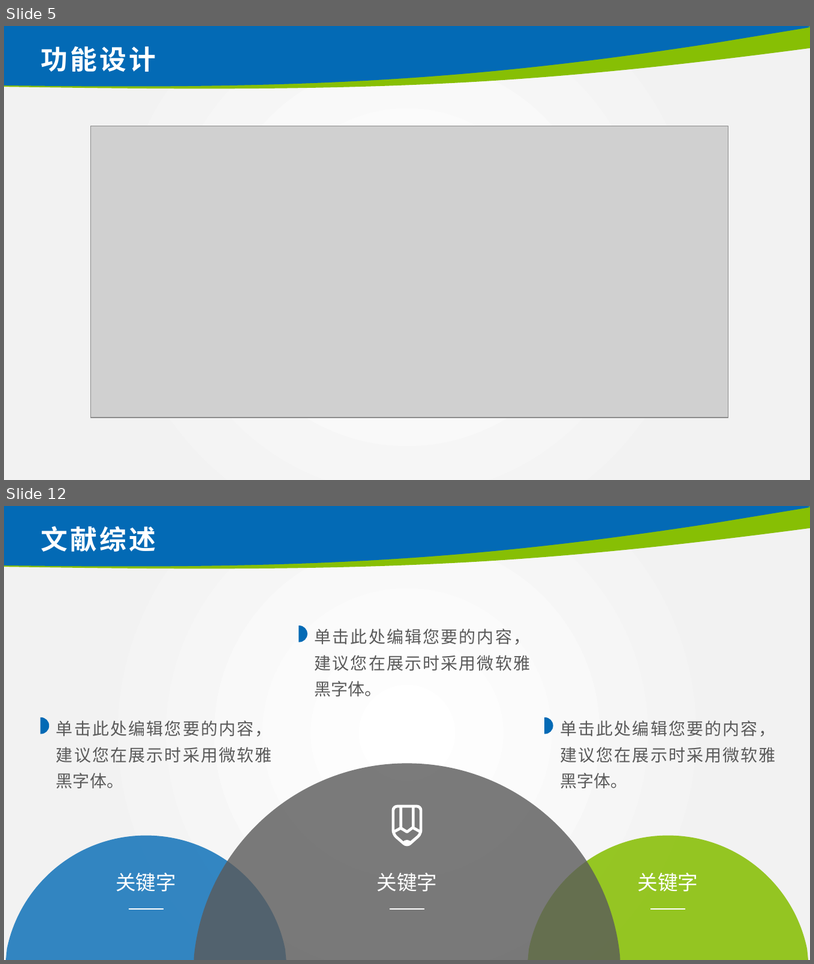
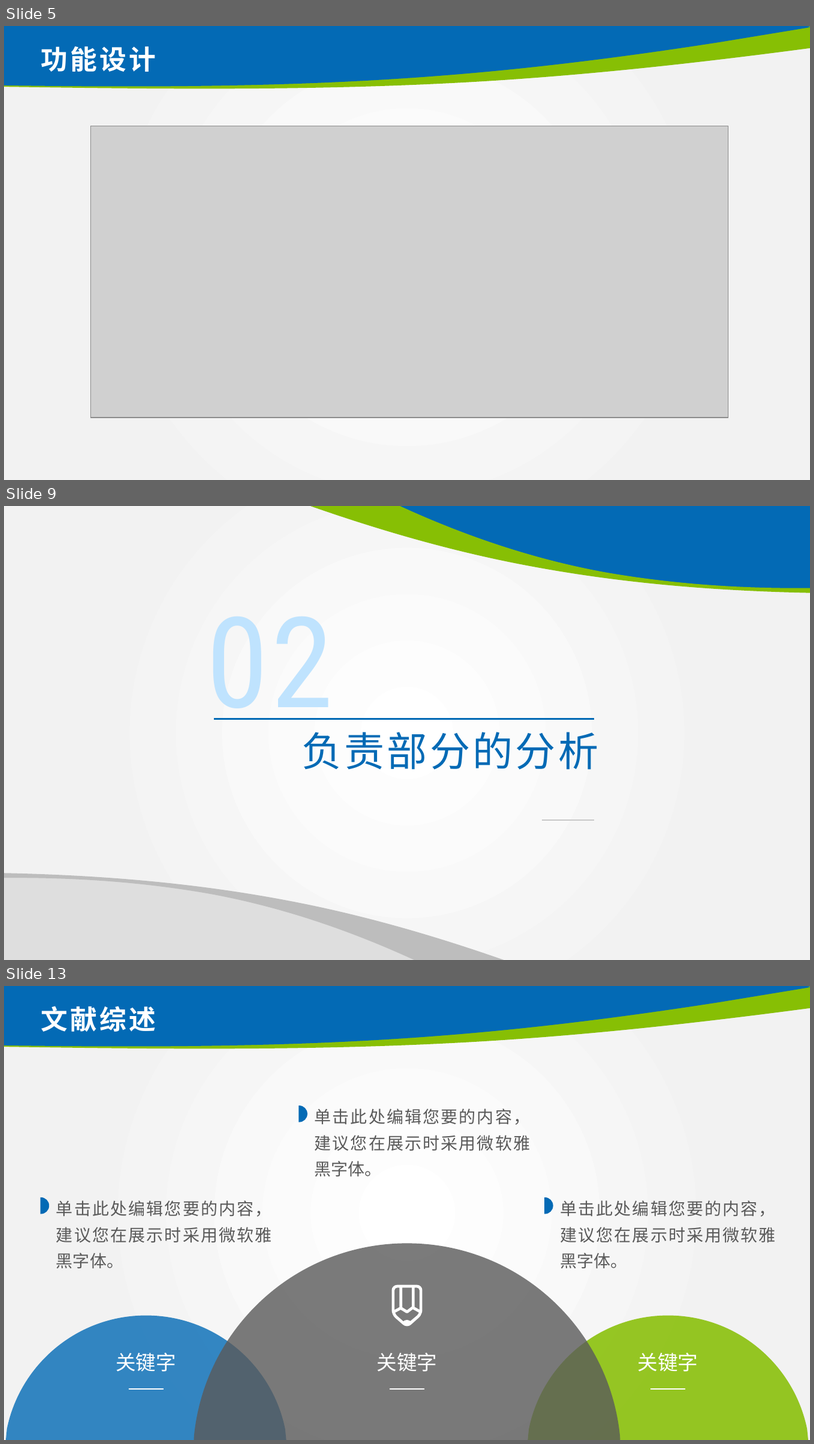
Before and after one commit to CH3OCH3-lio/shop-management, a slide deck: 2019013121_林炅答辩.pptx. Shown one above the other, each under a label of ours: slides 5 and 12 before the commit, slides 5, 9 and 13 after it; the slides between them are not shown. The pictures are 814x964 and 814x1444 pixels, drawn with LibreOffice and Linux fonts; fonts in the diff are those of the drawing; grey boxes stand for pictures; background and template pictures are left out. Boxes give left, top, right and bottom in pixels: in the first picture for what was removed or moved away, otherwise in the second. Text is boxed around its words. In the diff, an @@ line names an element or a change of style, - is before the commit and + after.

```diff
--- a/2019013121_林炅答辩.pptx
+++ b/2019013121_林炅答辩.pptx
@@ slide 9 added at (4, 506, 810, 960), background picture (left out) @@
@@ freeform shape added at (307, 506, 810, 593), fill #87BF04 @@
@@ freeform shape added at (397, 506, 810, 589), fill #036AB5 @@
@@ text added at (207, 616, 333, 736), 150 pt, text #BFE3FE @@
+02
@@ line added from (215, 719) to (594, 719), #036AB5 2.25 pt @@
@@ text added at (302, 732, 599, 769), 48 pt, text #036AB5 @@
+负责部分的分析
@@ line added from (542, 820) to (594, 820), #C8C8C8 1 pt @@
@@ freeform shape added at (4, 876, 417, 960), fill #DEDEDE @@
@@ freeform shape added at (4, 873, 508, 960), fill #BDBDBD @@
@@ what was slide 12 is now slide 13 @@
```
Also in this commit, not shown: 4 slides changed, 4 other slides added, 4 slides removed, 2 other files.
